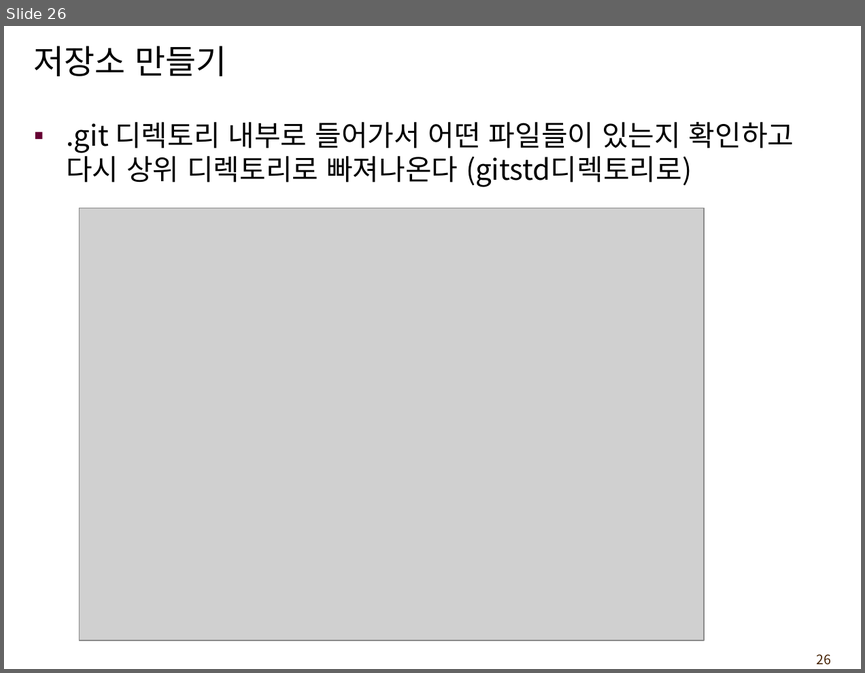
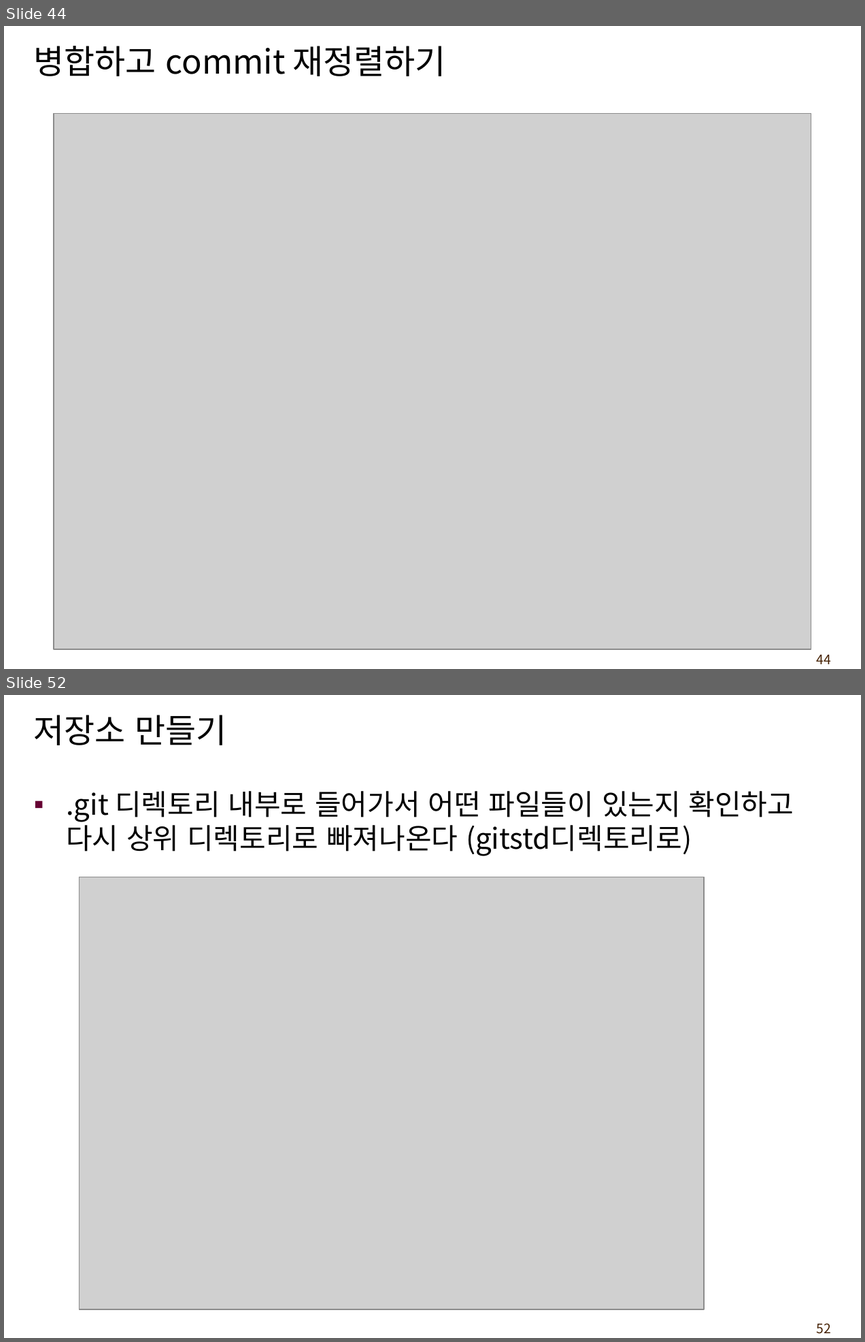
Before and after one commit to leejaegook/lecture_git, a slide deck: gitTeachingMaterial.ppt. Shown one above the other, each under a label of ours: slide 26 before the commit, slides 44 and 52 after it; the slides between them are not shown. The pictures are 865x673 and 865x1342 pixels, drawn with LibreOffice and Linux fonts; fonts in the diff are those of the drawing; grey boxes stand for pictures; background and template pictures are left out. Boxes give left, top, right and bottom in pixels: in the first picture for what was removed or moved away, otherwise in the second. Text is boxed around its words. In the diff, an @@ line names an element or a change of style, - is before the commit and + after.

```diff
--- a/gitTeachingMaterial.ppt
+++ b/gitTeachingMaterial.ppt
@@ slide 44 added at box(4, 26, 861, 669), background #FFFFFF; not listed: 1 template element that a slide beside it also shows @@
@@ title added at box(34, 46, 446, 76), 28 pt, text #000000 @@
+병합하고 commit 재정렬하기
@@ picture added at box(54, 114, 811, 649) @@
@@ what was slide 26 is now slide 52 @@
@@ page number at box(817, 1323, 831, 1334): text changed @@
-26
+52
```
Also in this commit, not shown: 38 slides changed, 25 other slides added.
